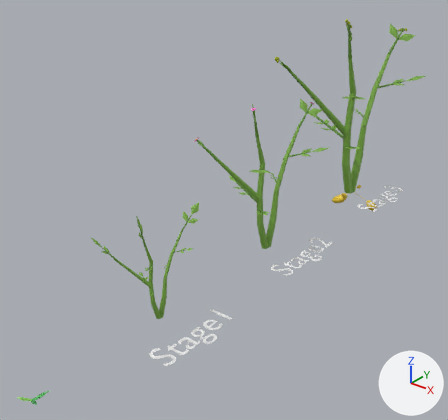
What one commit did to the Blender file BlenderSource/Environment/Garden/Potatoes.blend.
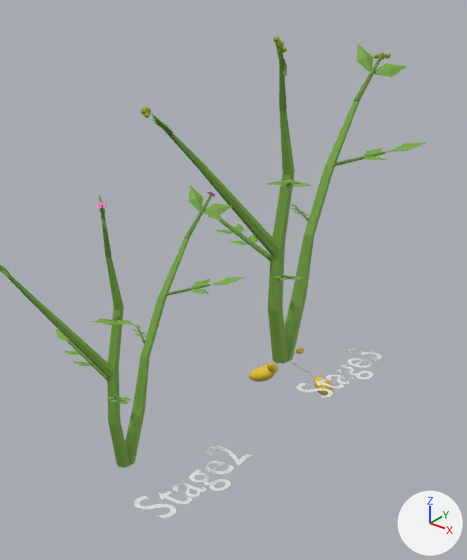
Each version appears first whole from a 50 mm camera at (4.51, -2.55, 4.45) aimed at (-0.31, 3.48, 0.72), and next in a close-up on the part from 45% to 100% of the width and 0% to 71% of the height. Arrows for +X, +Y and +Z are at lower right; the lights stay in place. The last two pictures show the newer version.

The scene before the commit, as lines of its bpy script (objects in view):
```python
ob_flower_001 = bpy.data.objects.new('Flower.001', me_foldedleaf_035)
ob_flower_001.parent = ob_potato_stage_2
ob_flower_001.location = (0.0211, 0.00671, 0.00266)
ob_flower_001.rotation_euler = (0.0, 0.0, -3.645)  # degrees (0, 0, -209)
ob_flower_001.scale = (0.748, 0.748, 0.748)
ob_potato = bpy.data.objects.new('Potato', me_sphere_006)
ob_potato.parent = ob_potato_stage_3
ob_potato.location = (0.0398, 2.365, -0.0681)
ob_potato.scale = (-0.0339, -0.0736, -0.0339)
ob_potato_002 = bpy.data.objects.new('Potato.002', me_sphere_008)
ob_potato_002.parent = ob_potato_stage_3
ob_potato_002.location = (-0.126, 2.506, -0.199)
ob_potato_002.rotation_euler = (0.354, 0.0, -1.528)  # degrees (20, 0, -88)
ob_potato_002.scale = (-0.0339, -0.0736, -0.0339)
ob_potato_003 = bpy.data.objects.new('Potato.003', me_sphere_009)
ob_potato_003.parent = ob_potato_stage_3
ob_potato_003.location = (0.0285, 2.558, 0.00144)
ob_potato_003.rotation_euler = (0.354, 0.0, -4.238)  # degrees (20, 0, -243)
ob_potato_003.scale = (-0.0339, -0.0736, -0.0339)
ob_potato_005 = bpy.data.objects.new('Potato.005', me_sphere_011)
ob_potato_005.parent = ob_potato_stage_3
ob_potato_005.location = (0.0511, 2.625, -0.00589)
ob_potato_005.rotation_euler = (0.131, 0.00641, -9.474)  # degrees (7.5, 0.4, 177)
ob_potato_005.scale = (-0.0199, -0.0431, -0.0199)
# also in view: 'Text.001' at (0.61, 4.18, 0.0); 'Text.002' at (0.61, 6.68, 0.0); 'Flower.002' at (-0.13, 6.68, 1.46)
```
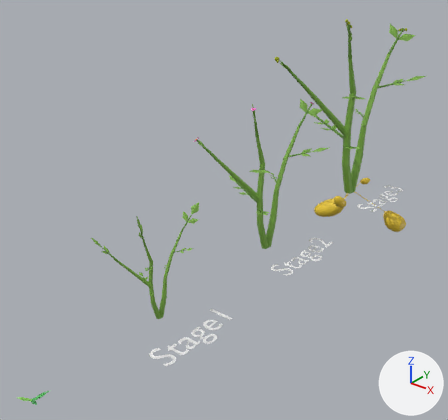
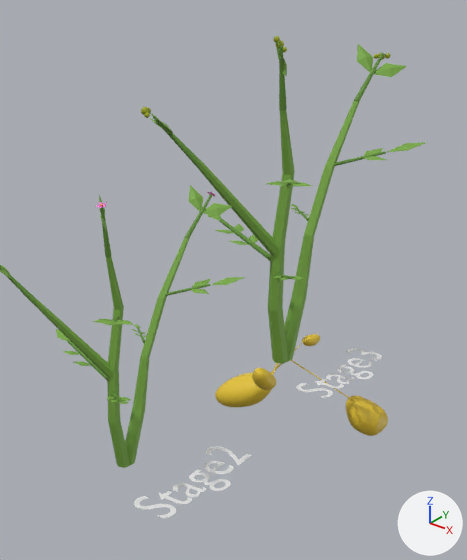
What differs and where, as boxes (x1, y1, x2, y2) in the close-ups (467 x 560 px):
'Potato.002', moved, rescaled
    before: (249, 364, 277, 382)
    after: (215, 363, 282, 407)
'Potato.003', moved, rescaled (118% wider, 120% taller)
    before: (290, 361, 334, 395)
    after: (291, 360, 388, 436)
'Potato', moved, rescaled (125% wider, 133% taller)
    before: (267, 362, 278, 373)
    after: (252, 363, 278, 390)
'Potato.005', moved, rescaled
    before: (294, 348, 304, 354)
    after: (294, 334, 320, 351)

What the commit changed:
Object 'Potato' (ob_potato) moves from (0.0398, 2.365, -0.0681) to (0.11, 2.135, -0.141).
Object 'Potato' (ob_potato) is rescaled from (-0.0339, -0.0736, -0.0339) to (-0.072, -0.156, -0.072).
Object 'Potato.002' (ob_potato_002) moves from (-0.126, 2.506, -0.199) to (-0.242, 2.434, -0.419).
Object 'Potato.002' (ob_potato_002) is rescaled from (-0.0339, -0.0736, -0.0339) to (-0.072, -0.156, -0.072).
Object 'Potato.003' (ob_potato_003) moves from (0.0285, 2.558, 0.00144) to (0.0221, 2.544, 0.00626).
Object 'Potato.003' (ob_potato_003) is rescaled from (-0.0339, -0.0736, -0.0339) to (-0.072, -0.156, -0.072).
Object 'Potato.005' (ob_potato_005) moves from (0.0511, 2.625, -0.00589) to (0.0445, 2.632, 0.0145).
Object 'Potato.005' (ob_potato_005) is rescaled from (-0.0199, -0.0431, -0.0199) to (-0.0422, -0.0916, -0.0422).
